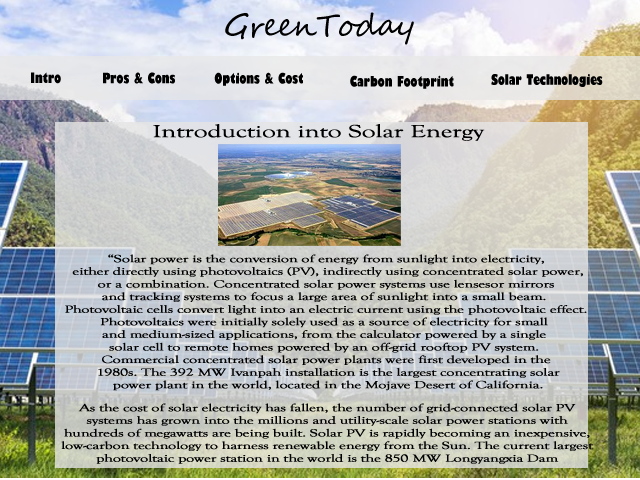
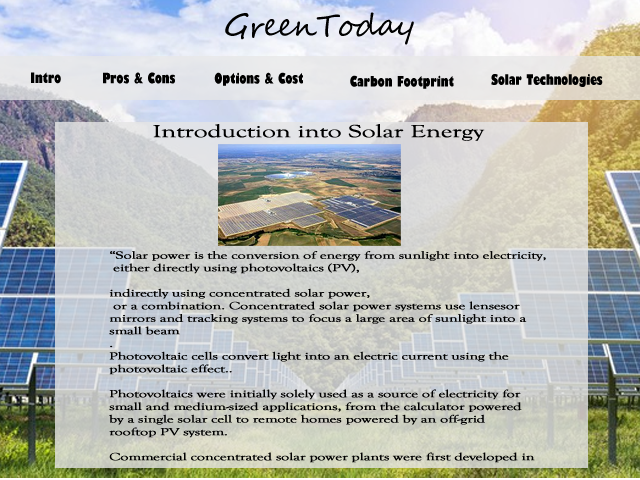
Before/after of a w=640, h=480 layered artwork. What changed in the layer stack:
hid "As the cost of solar electricity has fallen, the number of grid" over [61, 403, 594, 464]
painted on "“Solar power is the conversion of energy from sunlight into ele" over [65, 251, 587, 463]
